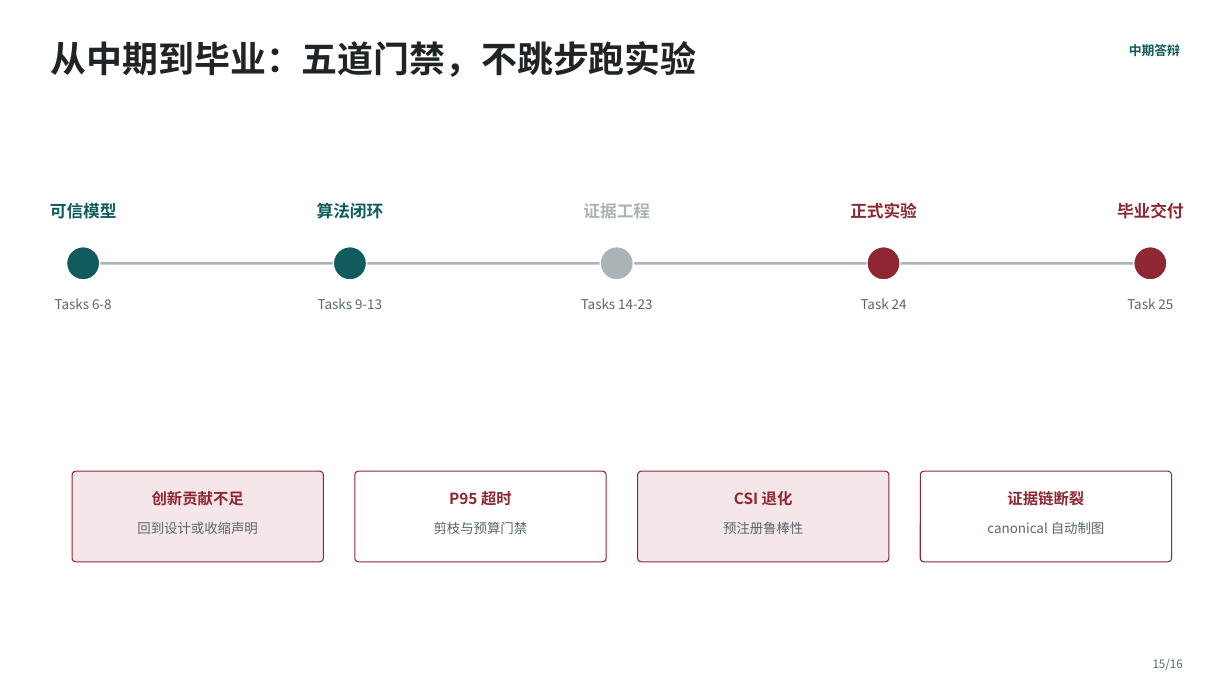
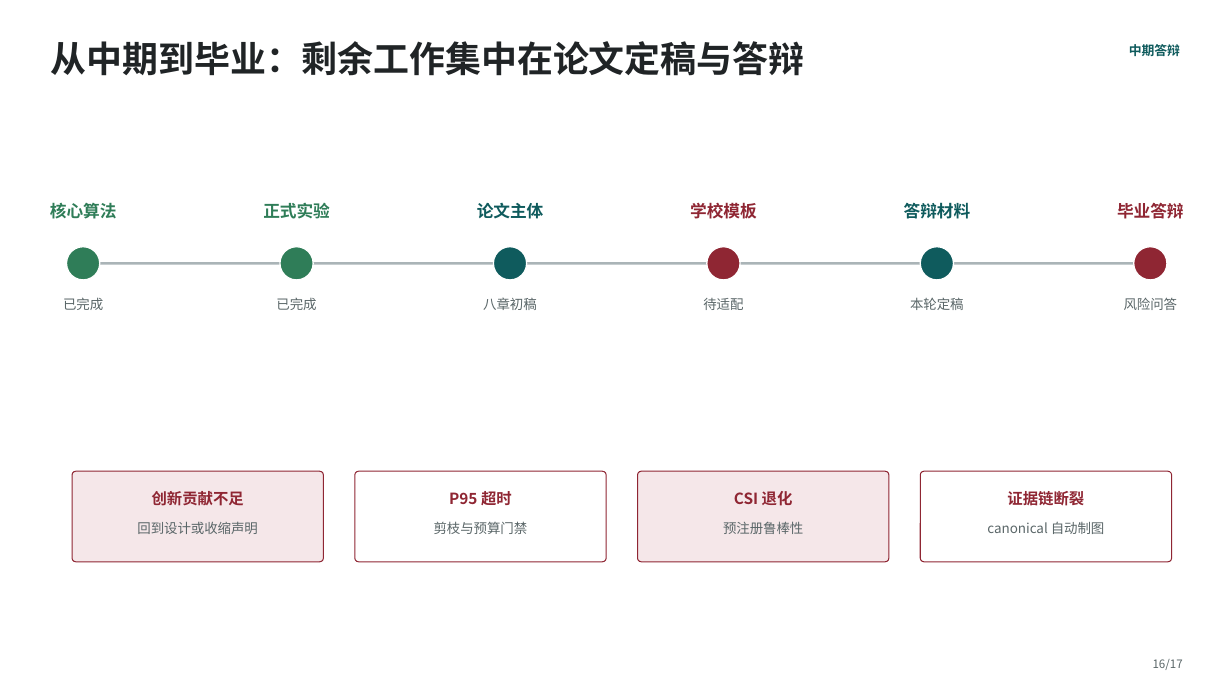
Before and after one commit to Timx-G/Master-Thesis, a slide deck: slide 16 of deliverables/defense_2026/outputs/中期答辩_关铭锡.pptx (slide 15 before the commit). Drawn at 1232x693 pixels with LibreOffice and Linux fonts; fonts in the diff are those of the drawing. Boxes give left, top, right and bottom in pixels: in the first picture for what was removed or moved away, otherwise in the second. Text is boxed around its words. In the diff, an @@ line names an element or a change of style, - is before the commit and + after.

```diff
--- a/deliverables/defense_2026/outputs/中期答辩_关铭锡.pptx
+++ b/deliverables/defense_2026/outputs/中期答辩_关铭锡.pptx
@@ text at (51,41,805,76): text changed @@
-从中期到毕业：五道门禁，不跳步跑实验
+从中期到毕业：剩余工作集中在论文定稿与答辩
@@ text "正式实验": place and size @@
-text "正式实验" at (850,203,917,219)
+text "正式实验" at (263,203,330,219)
@@ text "正式实验" at (263,203,330,219): text colour #8F2633 to #2F7D58 @@
@@ text at (50,202,117,219): text changed; text colour #0F5B5D to #2F7D58 @@
-可信模型
+核心算法
@@ text removed at (317,202,384,219) @@
-算法闭环
@@ text added at (477,203,544,219), 13 pt, text #0F5B5D, bold @@
+论文主体
@@ text removed at (583,203,650,218) @@
-证据工程
@@ text added at (690,203,757,219), 13 pt, text #8F2633, bold @@
+学校模板
@@ text added at (904,203,971,219), 13 pt, text #0F5B5D, bold @@
+答辩材料
@@ text at (1117,202,1184,219): text changed @@
-毕业交付
+毕业答辩
@@ ellipse at (67,247,100,280): fill #0F5B5D to #2F7D58 @@
@@ ellipse added at (280,247,313,280), fill #2F7D58, outline #FFFFFF 1 pt @@
@@ ellipse: place and size @@
-ellipse at (334,247,367,280)
+ellipse at (494,247,527,280)
@@ ellipse removed at (601,247,634,280) @@
@@ ellipse: place and size @@
-ellipse at (867,247,900,280)
+ellipse at (707,247,740,280)
@@ ellipse added at (921,247,954,280), fill #0F5B5D, outline #FFFFFF 1 pt @@
@@ text at (63,297,103,310): text changed @@
-Tasks 6-8
+已完成
@@ text added at (276,298,316,310), 10.5 pt, text #5A6668 @@
+已完成
@@ text removed at (318,298,382,309) @@
-Tasks 9-13
@@ text added at (483,298,537,310), 10.5 pt, text #5A6668 @@
+八章初稿
@@ text removed at (581,298,652,309) @@
-Tasks 14-23
@@ text added at (703,298,743,310), 10.5 pt, text #5A6668 @@
+待适配
@@ text removed at (861,298,907,309) @@
-Task 24
@@ text added at (910,297,964,310), 10.5 pt, text #5A6668 @@
+本轮定稿
@@ text at (1124,297,1178,310): text changed @@
-Task 25
+风险问答
@@ text at (1153,659,1183,670): text changed @@
-15/16
+16/17
```
Also in this commit, not shown: 7 other slides changed, 9 slides added, 8 slides removed, 55 other files.
